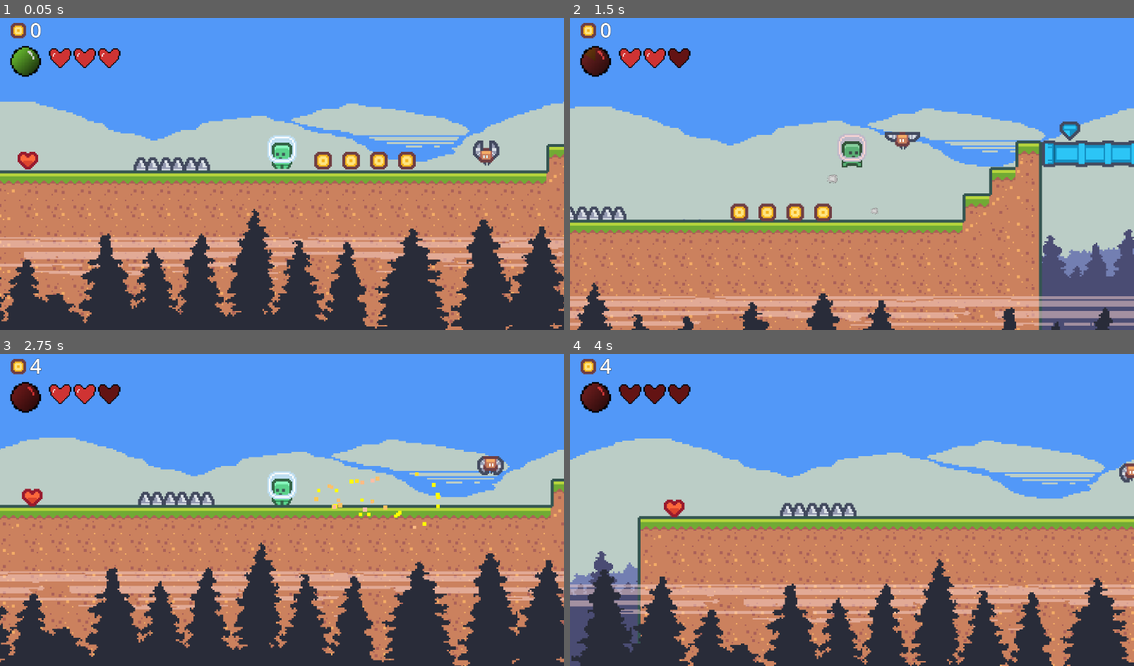
Above: before the commit, frames 1-4 (two rows, left to right).
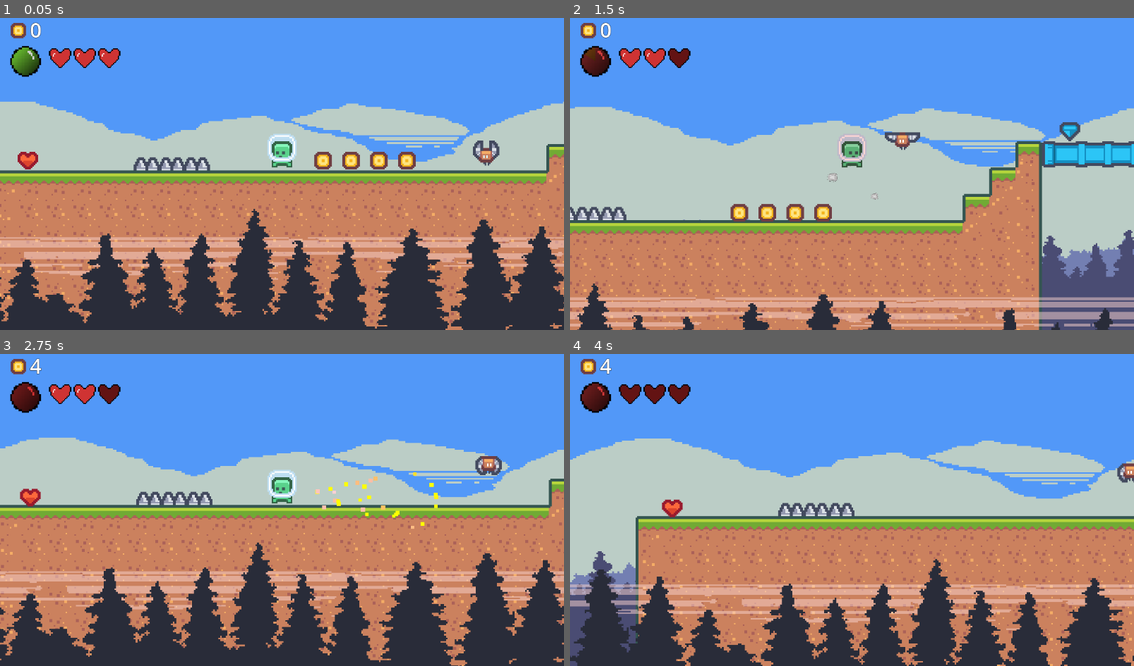
Above: after the commit, the same moments.

Repository: IsaacRF/test-platformer-2d
Game: Godot game, scene res://Levels/Level1.tscn
Same seed, same stepped clock (60 frames per second), same inputs: the game is played once before the commit and once after it.
Inputs:
- Up to frame 1 (0.05 s): no input
- Up to frame 2 (1.5 s): tap Enter (ui_accept) at 0.5, 0.6, 0.77, 1.07, 1.35 s; hold Right (ui_right) from 0.53 s (still down)
- Up to frame 3 (2.75 s): tap Enter (ui_accept) at 1.52, 1.82, 2.1 s; release Right (ui_right) at 2.03 s; hold Left (ui_left) from 2.03 s (still down)
- Up to frame 4 (4 s): release Left (ui_left) at 2.78 s; hold Right (ui_right) from 2.78 s (still down); tap Enter (ui_accept) at 2.85, 3.02, 3.32, 3.6, 3.77 s

The runs differ from the first frame. In frame 1, 0.3% of the frame differs, in the area x 47-53%, y 37-49%; in frame 2, 4.6%; in frame 3, 7.7%, in the area x 0-100%, y 26-100%; in frame 4, 6.8%.

Commit message:
Add wall slide and jump
- Add particles and animations for wall slide

Diff:
--- a/Chars/player.tscn
+++ b/Chars/player.tscn
@@ -6,6 +6,7 @@
 [ext_resource type="Texture2D" uid="uid://b8ohwm8scl7mt" path="res://Sprites/Characters/character_0001_death.png" id="2_k4kfu"]
 [ext_resource type="Texture2D" uid="uid://2k3iywmsqila" path="res://Sprites/Characters/character_0001.png" id="3_fvqxq"]
 [ext_resource type="AudioStream" uid="uid://cesq424vl0eem" path="res://Sound/SFX/Death.ogg" id="3_x44u1"]
+[ext_resource type="Texture2D" uid="uid://cskx5yo7ljano" path="res://Sprites/Characters/character_0001_wall.png" id="6_exnm3"]
 [ext_resource type="AudioStream" uid="uid://3vhqx2ccx8be" path="res://Sound/SFX/Jump.mp3" id="6_ravld"]
 [ext_resource type="AudioStream" uid="uid://u6sf5dw2vu8v" path="res://Sound/SFX/Rocket.wav" id="8_532oa"]
 [ext_resource type="AudioStream" uid="uid://c3re1fu8vpm6g" path="res://Sound/SFX/Hit.wav" id="9_olvho"]
@@ -26,7 +27,7 @@
 emission_shape_scale = Vector3(4, 1, 1)
 emission_shape = 3
 emission_box_extents = Vector3(1, 1, 1)
-gravity = Vector3(0, 200, 0)
+gravity = Vector3(0, 100, 0)
 scale_min = 0.2
 scale_max = 0.8
 
@@ -66,6 +67,14 @@
 "loop": true,
 "name": &"run",
 "speed": 8.0
+}, {
+"frames": [{
+"duration": 1.0,
+"texture": ExtResource("6_exnm3")
+}],
+"loop": true,
+"name": &"wall",
+"speed": 5.0
 }]
 
 [sub_resource type="CapsuleShape2D" id="CapsuleShape2D_0vlhn"]
@@ -92,9 +101,17 @@
 one_shot = true
 fixed_fps = 60
 
+[node name="SmokeWallParticles" type="GPUParticles2D" parent="."]
+position = Vector2(-8, 3)
+emitting = false
+process_material = SubResource("ParticleProcessMaterial_rmdpm")
+texture = ExtResource("2_3hit2")
+lifetime = 0.25
+fixed_fps = 60
+
 [node name="AnimatedSprite2D" type="AnimatedSprite2D" parent="."]
 sprite_frames = SubResource("SpriteFrames_f6yqb")
-animation = &"idle"
+animation = &"wall"
 
 [node name="Sprite" type="Sprite2D" parent="."]
 visible = false
--- a/Scripts/Player.gd
+++ b/Scripts/Player.gd
@@ -13,6 +13,7 @@
 @onready var _hurt_sfx = $HurtSFX
 @onready var _sweat_particles = $SweatParticles
 @onready var _smoke_particles = $SmokeParticles
+@onready var _smoke_wall_particles = $SmokeWallParticles
 
 var move_speed : float = 300.0
 var acceleration : float = 20.0
@@ -36,7 +37,17 @@
 func _physics_process(delta):
 	# Add the gravity.
 	if not is_on_floor():
-		velocity.y += gravity * delta
+		if is_on_wall():
+			velocity.y += gravity * 0.05 * delta
+			if not is_dead: _animated_sprite.play("wall")
+			_smoke_wall_particles.emitting = true
+		else:
+			velocity.y += gravity * delta
+			if not is_dead: _animated_sprite.play("jump")
+			_smoke_wall_particles.emitting = false
+	else:
+		_smoke_wall_particles.emitting = false
+
 
 	# Get the input direction and handle the movement/deceleration.
 	# As good practice, you should replace UI actions with custom gameplay actions.
@@ -48,6 +59,13 @@
 				_jump_sfx.play()
 				_animated_sprite.play("jump")
 				velocity.y = -jump_force
+			elif is_on_wall_only():
+				#Wall Jump
+				_jump_sfx.play()
+				_animated_sprite.play("jump")
+				velocity.y = -jump_force
+				var direction = -1 if _animated_sprite.flip_h == true else 1
+				velocity.x += jump_force * direction
 			elif (fuel > 0):
 				#Fly
 				_rocket_sfx.pitch_scale = rng.randf_range(0.5, 1.5)
@@ -72,8 +90,8 @@
 
 			if is_on_floor():
 				_animated_sprite.play("run")
-			else:
-				_animated_sprite.play("jump")
+			#else:
+				#_animated_sprite.play("jump")
 
 		else:
 			velocity.x = move_toward(velocity.x, 0, deceleration)
Not shown: 1 places in Chars/player.tscn that only renumber resources
Binary file added: Sprites/Characters/character_0001_wall.png
Not shown, added: Sprites/Characters/character_0001_wall.png.import
